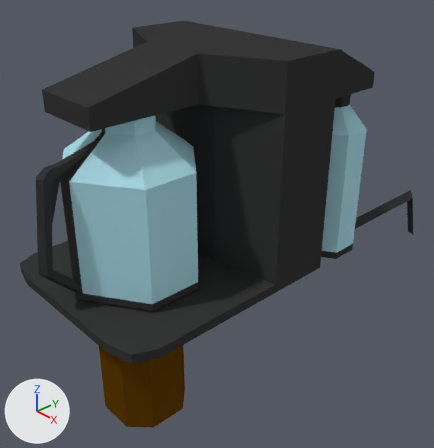
One commit to the Blender file Assets/Models/cafetiere.blend: the scene before it, then after it.
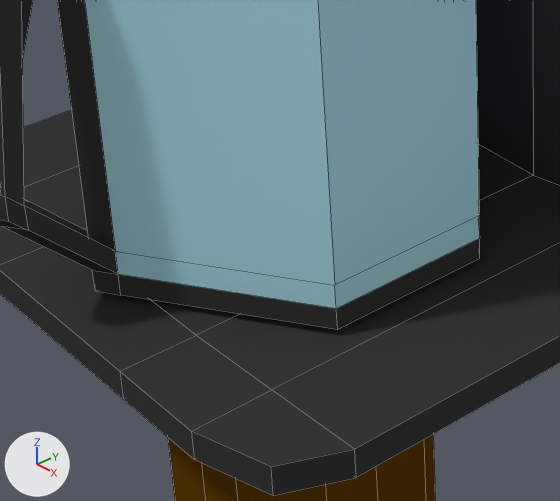
Old and new are each drawn whole from a 50 mm lens placed at (1.15, -0.782, 0.859), pointed at (-0.028, 0.306, 0.028) and again close up on the part from 10% to 52% of the width and 46% to 82% of the height. Arrows for +X, +Y and +Z are at lower left; the lights stay in place. The close-ups show mesh edges as thin lines.
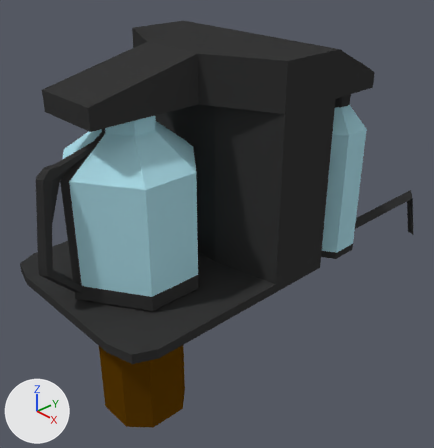
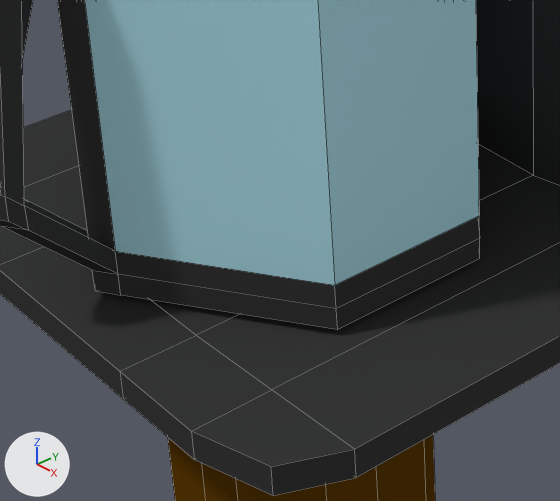
Where the change shows, as pixel boxes (x1, y1, x2, y2) in the close-ups (560 x 501 px):
part 1 of me_cube, recoloured (cyan to black): (115, 216, 480, 309) in both

What the commit changed:
me_cube has 442 vertices, 423 faces and spans x -0.269..0.298, y -0.286..1.064, z -0.556..0.208.
me_cube is used by ob_cube; location (0.0, 0.0, 0.369).
me_cube part 1: all 8 faces centred in x -0.156..0.184, y -0.145..0.166, z -0.321 switch from mat_verre (cyan #abdbe7) to mat_cafetiere (black #383838).
